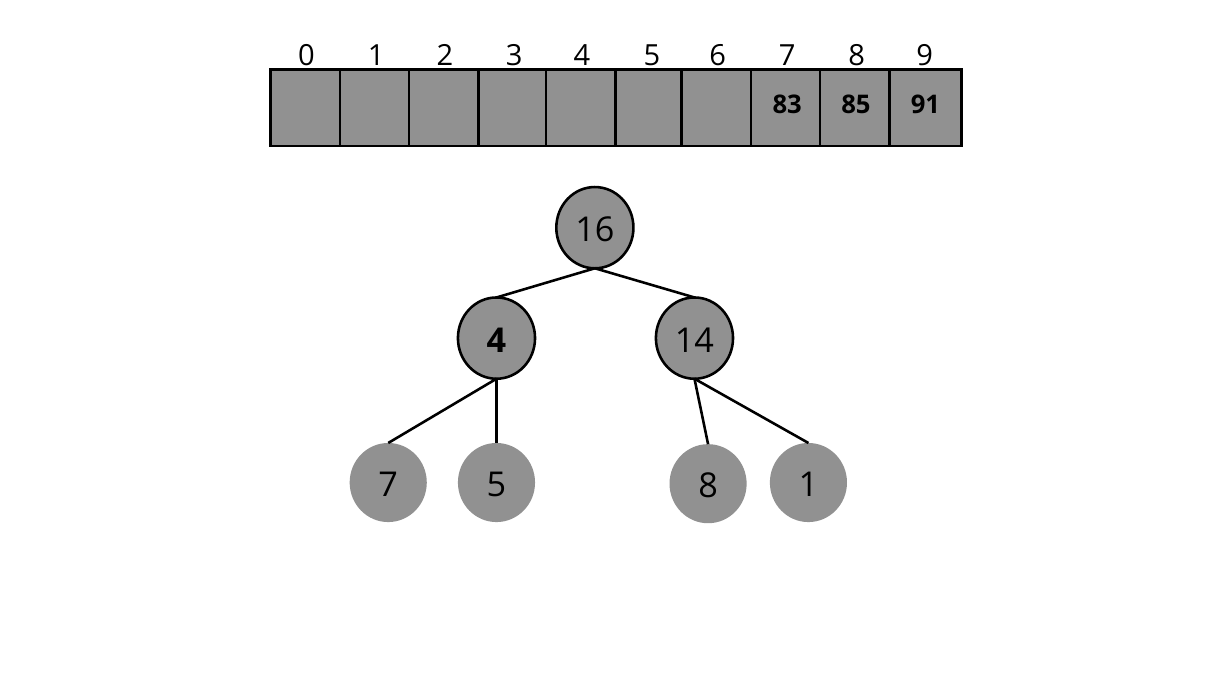
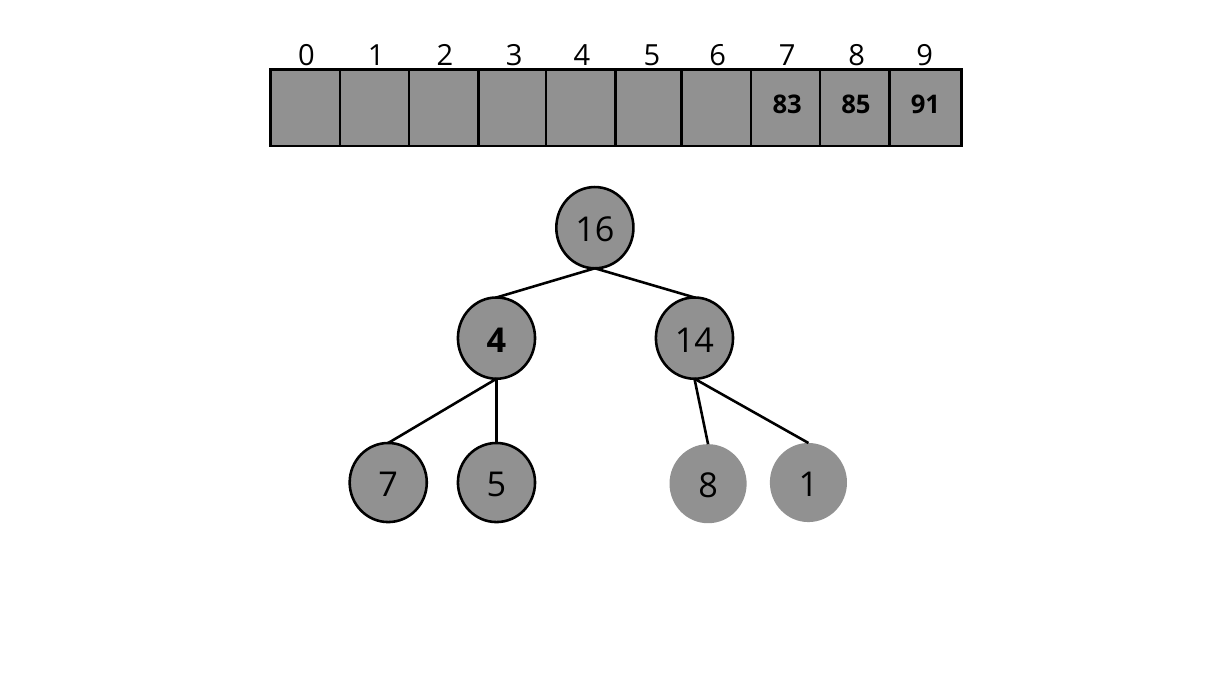
Before and after one commit to unibrasil-programacao-computadores/tp-heapsort, a slide deck: slide 41 of Heap_Sort.pptx (slide 44 before the commit). Drawn at 1232x693 pixels with LibreOffice and Linux fonts; fonts in the diff are those of the drawing. Boxes give left, top, right and bottom in pixels: in the first picture for what was removed or moved away, otherwise in the second. Text is boxed around its words. In the diff, an @@ line names an element or a change of style, - is before the commit and + after.

```diff
--- a/Heap_Sort.pptx
+++ b/Heap_Sort.pptx
@@ freeform shape at [350,443,427,522]: outline none to #000000 3 pt @@
@@ freeform shape at [458,443,535,522]: outline none to #000000 3 pt @@
```
Also in this commit, not shown: 1 other slide changed, 3 slides removed.
